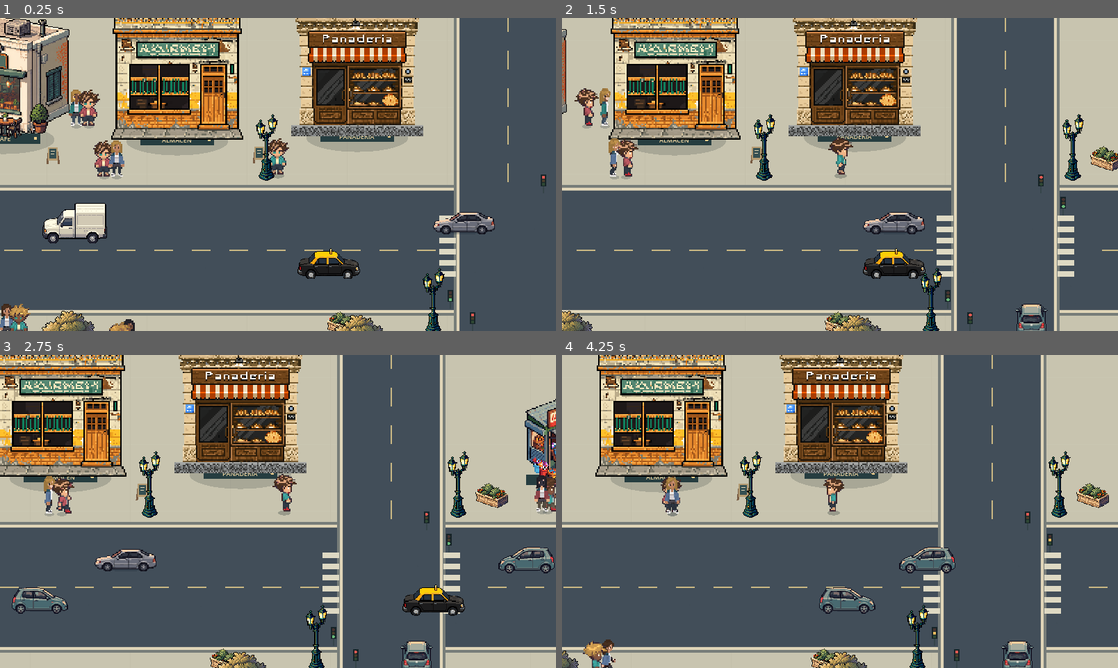
Above: before the commit, frames 1-4 (two rows, left to right).
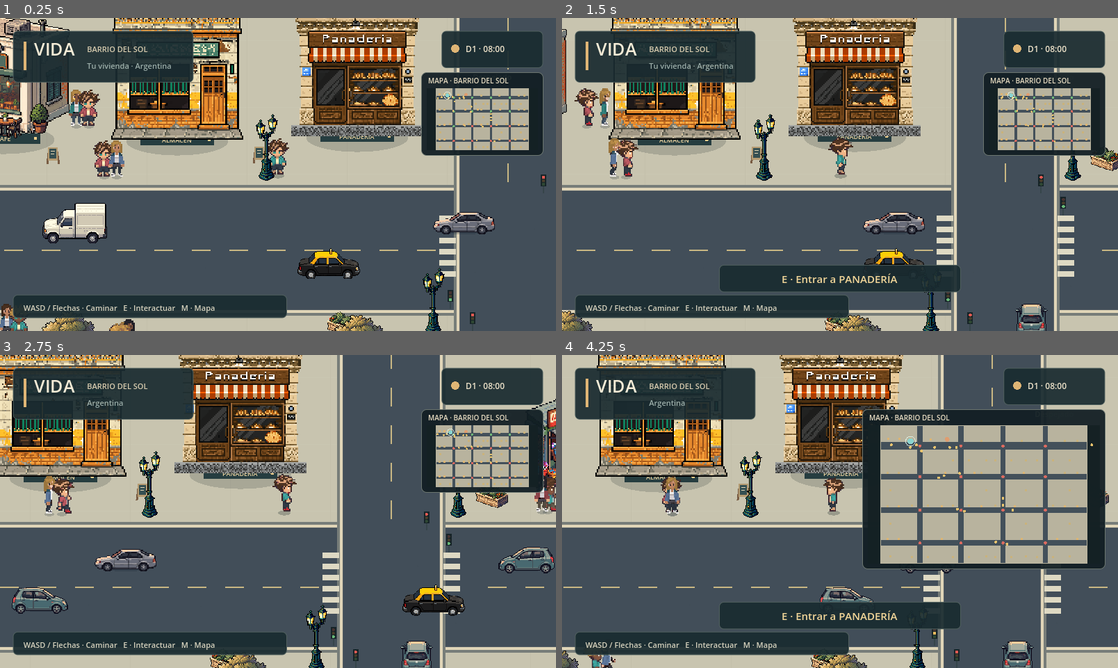
Above: after the commit, the same moments.

Repository: AgustinWojtyszyn/Life--simulador-de-vida
Game: Godot game, scene res://scenes/playground.tscn
Two runs of this game, one before a commit and one after it. Both use one fixed random seed, a clock stepped at 60 frames per second and the inputs below. This scene is started directly instead of the project's main scene.
Inputs (mouse positions are in pixels of both pictures, inside the frame that each line leads up to):
- Up to frame 1 (0.25 s): no input
- Up to frame 2 (1.5 s): move the mouse to (962, 158) at 0.52 s; hold D (move_right) 0.53-1.25 s; tap E (interact) at 0.6 s; click (962, 158) at 0.67 s; drag from (728, 190) to (812, 237) at 1.27 s
- Up to frame 3 (2.75 s): move the mouse to (333, 442) at 2.02 s; hold D (move_right) from 2.03 s (still down); tap E (interact) at 2.1 s
- Up to frame 4 (4.25 s): release D (move_right) at 2.75 s; drag from (812, 574) to (673, 464) at 2.77 s; move the mouse to (1006, 558) at 3.52 s; hold A (move_left) from 3.53 s (still down); tap E (interact) at 3.6 s; tap M (toggle_minimap) at 4.15 s

The runs differ from the first frame. In frame 1, 15% of the frame differs, in the area x 2-98%, y 4-96%; in frame 2, 19%; in frame 3, 15%; in frame 4, 31%.
Error before the commit: Parse Error: Could not preload resource script "res://scripts/minimap.gd". (res://scripts/city_hud.gd:20)

Commit message:
fix: avoid reserved signal identifier in minimap

Diff:
--- a/scripts/minimap.gd
+++ b/scripts/minimap.gd
@@ -82,11 +82,11 @@
 		var kind := str(object.get_meta("building_type"))
 		var color := Color("c9b27c") if kind.begins_with("residential") else Color("ddb573")
 		draw_rect(Rect2(p - Vector2(1.5, 1.5), Vector2(3, 3)), color)
-	for signal in get_tree().get_nodes_in_group("traffic_signals"):
-		if not is_instance_valid(signal):
+	for traffic_light in get_tree().get_nodes_in_group("traffic_signals"):
+		if not is_instance_valid(traffic_light):
 			continue
-		var p := world_to_map(signal.global_position, inner)
-		var color := Color("72bd79") if signal.horizontal_state == "green" else Color("dc6b60")
+		var p := world_to_map(traffic_light.global_position, inner)
+		var color := Color("72bd79") if traffic_light.horizontal_state == "green" else Color("dc6b60")
 		draw_circle(p, 1.7 if not expanded else 2.2, color)
 	for vehicle in get_tree().get_nodes_in_group("city_traffic"):
 		if not is_instance_valid(vehicle):
